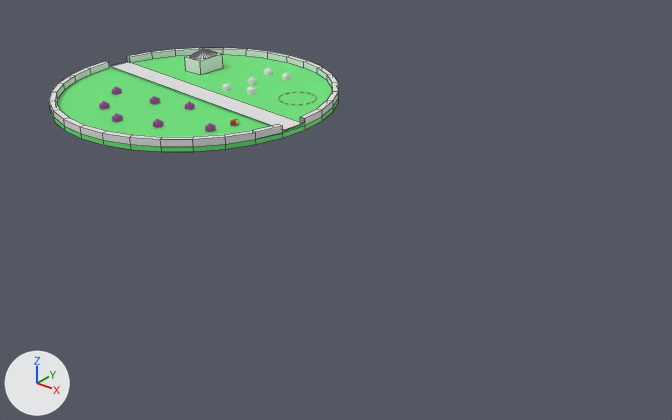
What one commit did to the Blender file docs/gamedesign/village_scene/village_blockout/Village_Blockout.blend.
Camera for both pictures: a 50 mm camera at (703.0, -643.0, 319.0) aimed at (214.0, -33.0, -59.0). Arrows for +X, +Y and +Z are at lower left; the lights stay in place. Mesh edges are drawn as thin lines on the coarser meshes.

Names of what the first picture shows: 'Fence', 'Street', 'Village_Inn', 'Village_Radius'.
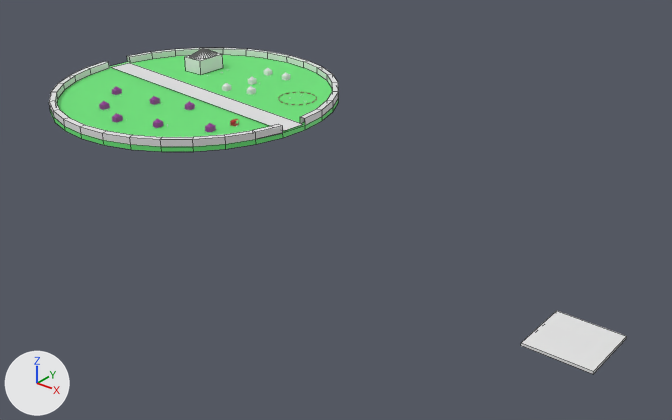
Pixel boxes [x1, y1, x2, y2] of what changed, in the pictures (672 x 420 px):
'Cube', added: after [521, 311, 627, 374]
'Street', moved: before [111, 62, 302, 130]; after [111, 63, 302, 131]

Diff of the bpy script that builds the scene:
```diff
--- a/docs/gamedesign/village_scene/village_blockout/Village_Blockout.blend.py
+++ b/docs/gamedesign/village_scene/village_blockout/Village_Blockout.blend.py
@@ me_cube_010 @@
+me_cube_010.from_pydata(...)  # a box spanning x -1.0..1.0, y -1.0..1.0, z -1.0..1.0
@@ ob_street @@
 ob_street = bpy.data.objects.new('Street', me_plane_004)
-ob_street.location = (3.0, -0.2, 2.0)
+ob_street.location = (3.0, -0.2, 1.0)
 ob_street.rotation_euler = (0.0, 0.0, -0.096)  # degrees (0, 0, -5.5)
@@ ob_cube @@
+ob_cube = bpy.data.objects.new('Cube', me_cube_010)
+ob_cube.location = (505.5, -149.2, -21.7)
+ob_cube.scale = (25.0, 25.0, 1.0)
```
